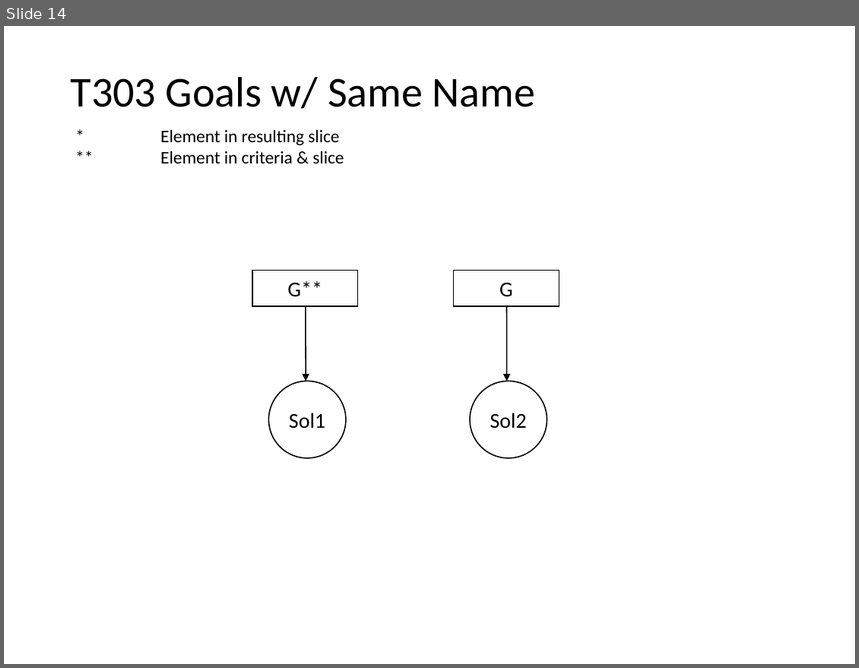
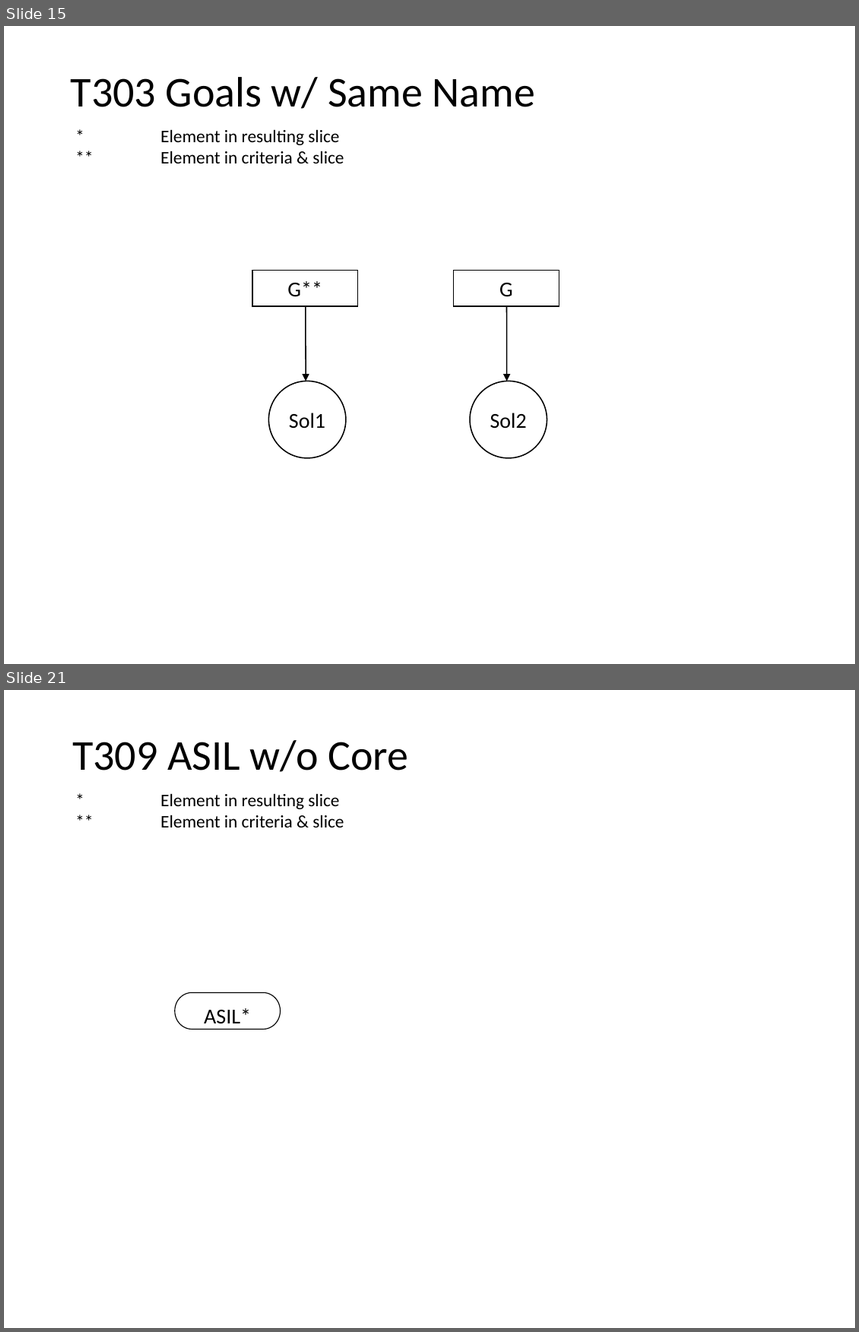
Before and after one commit to nlsfung/MMINT_Examples, a slide deck: GSNSliceRecheckTestSuite/TestSuite.ppt. Shown one above the other, each under a label of ours: slide 14 before the commit, slides 15 and 21 after it; the slides between them are not shown. The pictures are 859x668 and 859x1332 pixels, drawn with LibreOffice and Linux fonts; fonts in the diff are those of the drawing. Boxes give left, top, right and bottom in pixels: in the first picture for what was removed or moved away, otherwise in the second. Text is boxed around its words. In the diff, an @@ line names an element or a change of style, - is before the commit and + after.

```diff
--- a/GSNSliceRecheckTestSuite/TestSuite.ppt
+++ b/GSNSliceRecheckTestSuite/TestSuite.ppt
@@ slide 21 added at (x1=4, y1=690, x2=855, y2=1328), background #FFFFFF; not listed: 1 template element that a slide beside it also shows @@
@@ text added at (x1=72, y1=740, x2=408, y2=772), 36 pt, text #000000 @@
+T309 ASIL w/o Core
@@ pill shape added at (x1=175, y1=993, x2=281, y2=1030), fill #FFFFFF, outline #000000 0.74 pt, 18 pt, text #000000 @@
+ASIL*
@@ what was slide 14 is now slide 15 @@
```
Also in this commit, not shown: 5 slides changed, 4 other slides added, 31 other files.
